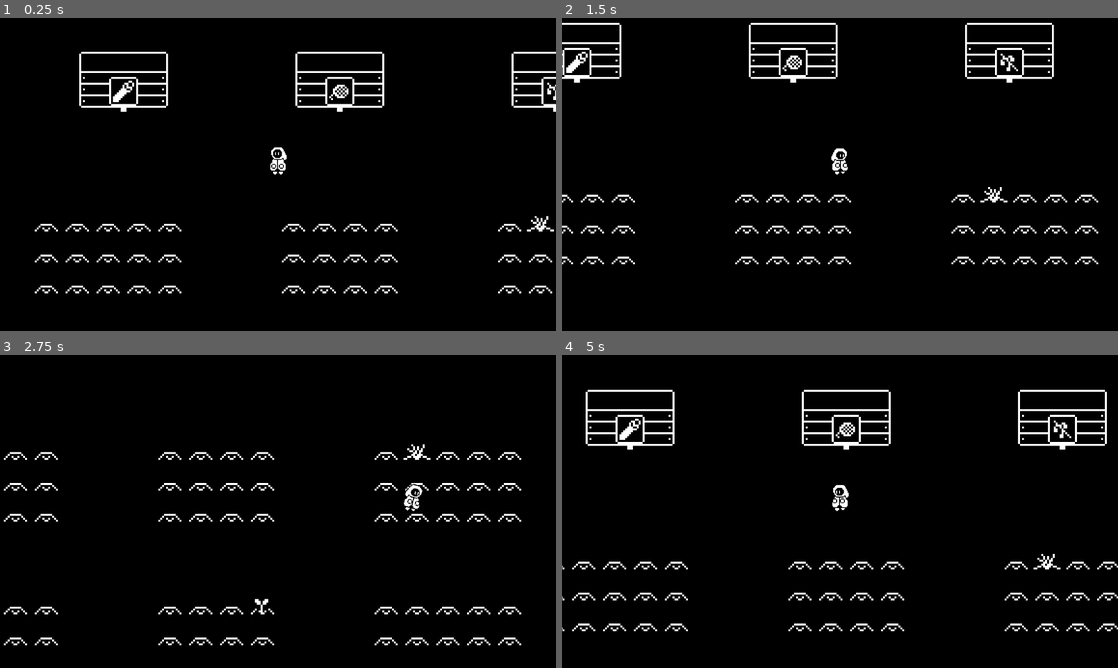
Above: before the commit, frames 1-4 (two rows, left to right).
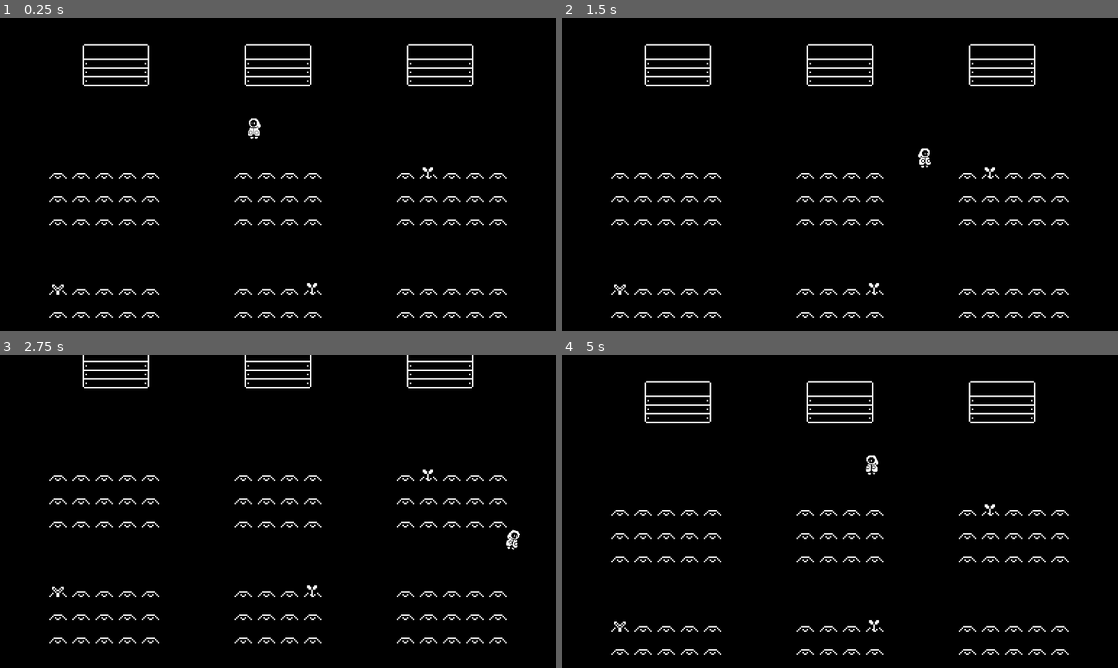
Above: after the commit, the same moments.

Repository: TheEggmo/Hexed-Harvest
Game: Godot game, scene res://level.tscn
Two runs of this game, one before a commit and one after it. Both use one fixed random seed, a clock stepped at 60 frames per second and the inputs below.
Inputs:
- Up to frame 1 (0.25 s): no input
- Up to frame 2 (1.5 s): tap Enter at 0.5 s; hold D (right) 0.53-1.28 s; tap Space (interact) at 0.6, 1.35 s; hold Down (down) from 1.28 s (still down)
- Up to frame 3 (2.75 s): release Down (down) at 2.03 s; hold D (right) from 2.03 s (still down); hold Shift (sprint) from 2.03 s (still down); tap Space (interact) at 2.3 s
- Up to frame 4 (5 s): release D (right) at 2.78 s; release Shift (sprint) at 2.78 s; hold W (up) 2.78-3.53 s; tap Space (interact) at 2.85, 3.6, 4.55 s; hold A (left) from 3.53 s (still down); tap Shift (sprint) at 4.35 s

The runs differ from the first frame. In frame 1, 7.0% of the frame differs, in the area x 6-100%, y 8-96%; in frame 2, 7.1%; in frame 3, 6.0%; in frame 4, 7.4%, in the area x 0-100%, y 8-96%.

Commit message:
Balance pass
Made the game easier by making melon attack move slower, parsnip attack end faster, player move fast, and deposit boxes accept any plant.

Diff:
--- a/ParsnipProjectile.gd
+++ b/ParsnipProjectile.gd
@@ -31,5 +31,5 @@
 func _on_fadeout_timeout():
 	set_physics_process(false)
 	var tween = create_tween()
-	tween.tween_property($AttackLine, "width", 0, 0.5)
+	tween.tween_property($AttackLine, "width", 0, 0.1)
 	tween.tween_callback(queue_free)
--- a/Plants/Attacks/melon_projectile.tscn
+++ b/Plants/Attacks/melon_projectile.tscn
@@ -2,84 +2,6 @@
 
 [ext_resource type="Texture2D" uid="uid://68j3gn47mhus" path="res://Plants/Attacks/teef.png" id="1_0ltp5"]
 [ext_resource type="Script" path="res://Plants/Attacks/melon_projectile.gd" id="1_vpig3"]
-
-[sub_resource type="Animation" id="Animation_ftjsf"]
-resource_name = "Windup"
-tracks/0/type = "value"
-tracks/0/imported = false
-tracks/0/enabled = true
-tracks/0/path = NodePath("Lower:position")
-tracks/0/interp = 1
-tracks/0/loop_wrap = true
-tracks/0/keys = {
-"times": PackedFloat32Array(0, 1),
-"transitions": PackedFloat32Array(1, 1),
-"update": 0,
-"values": [Vector2(0, 8), Vector2(0, 16)]
-}
-tracks/1/type = "value"
-tracks/1/imported = false
-tracks/1/enabled = true
-tracks/1/path = NodePath("Upper:position")
-tracks/1/interp = 1
-tracks/1/loop_wrap = true
-tracks/1/keys = {
-"times": PackedFloat32Array(0, 1),
-"transitions": PackedFloat32Array(1, 1),
-"update": 0,
-"values": [Vector2(0, -8), Vector2(0, -16)]
-}
-tracks/2/type = "value"
-tracks/2/imported = false
-tracks/2/enabled = true
-tracks/2/path = NodePath(".:windup")
-tracks/2/interp = 1
-tracks/2/loop_wrap = true
-tracks/2/keys = {
-"times": PackedFloat32Array(0, 1),
-"transitions": PackedFloat32Array(1, 1),
-"update": 1,
-"values": [true, false]
-}
-
-[sub_resource type="Animation" id="Animation_xej74"]
-length = 0.001
-tracks/0/type = "value"
-tracks/0/imported = false
-tracks/0/enabled = true
-tracks/0/path = NodePath("Lower:position")
-tracks/0/interp = 1
-tracks/0/loop_wrap = true
-tracks/0/keys = {
-"times": PackedFloat32Array(0),
-"transitions": PackedFloat32Array(1),
-"update": 0,
-"values": [Vector2(0, 8)]
-}
-tracks/1/type = "value"
-tracks/1/imported = false
-tracks/1/enabled = true
-tracks/1/path = NodePath("Upper:position")
-tracks/1/interp = 1
-tracks/1/loop_wrap = true
-tracks/1/keys = {
-"times": PackedFloat32Array(0),
-"transitions": PackedFloat32Array(1),
-"update": 0,
-"values": [Vector2(0, -8)]
-}
-tracks/2/type = "value"
-tracks/2/imported = false
-tracks/2/enabled = true
-tracks/2/path = NodePath(".:modulate")
-tracks/2/interp = 1
-tracks/2/loop_wrap = true
-tracks/2/keys = {
-"times": PackedFloat32Array(0),
-"transitions": PackedFloat32Array(1),
-"update": 0,
-"values": [Color(1, 1, 1, 1)]
-}
 
 [sub_resource type="Animation" id="Animation_fk628"]
 resource_name = "Chomp"
@@ -136,6 +58,84 @@
 }]
 }
 
+[sub_resource type="Animation" id="Animation_xej74"]
+length = 0.001
+tracks/0/type = "value"
+tracks/0/imported = false
+tracks/0/enabled = true
+tracks/0/path = NodePath("Lower:position")
+tracks/0/interp = 1
+tracks/0/loop_wrap = true
+tracks/0/keys = {
+"times": PackedFloat32Array(0),
+"transitions": PackedFloat32Array(1),
+"update": 0,
+"values": [Vector2(0, 8)]
+}
+tracks/1/type = "value"
+tracks/1/imported = false
+tracks/1/enabled = true
+tracks/1/path = NodePath("Upper:position")
+tracks/1/interp = 1
+tracks/1/loop_wrap = true
+tracks/1/keys = {
+"times": PackedFloat32Array(0),
+"transitions": PackedFloat32Array(1),
+"update": 0,
+"values": [Vector2(0, -8)]
+}
+tracks/2/type = "value"
+tracks/2/imported = false
+tracks/2/enabled = true
+tracks/2/path = NodePath(".:modulate")
+tracks/2/interp = 1
+tracks/2/loop_wrap = true
+tracks/2/keys = {
+"times": PackedFloat32Array(0),
+"transitions": PackedFloat32Array(1),
+"update": 0,
+"values": [Color(1, 1, 1, 1)]
+}
+
+[sub_resource type="Animation" id="Animation_ftjsf"]
+resource_name = "Windup"
+tracks/0/type = "value"
+tracks/0/imported = false
+tracks/0/enabled = true
+tracks/0/path = NodePath("Lower:position")
+tracks/0/interp = 1
+tracks/0/loop_wrap = true
+tracks/0/keys = {
+"times": PackedFloat32Array(0, 1),
+"transitions": PackedFloat32Array(1, 1),
+"update": 0,
+"values": [Vector2(0, 8), Vector2(0, 16)]
+}
+tracks/1/type = "value"
+tracks/1/imported = false
+tracks/1/enabled = true
+tracks/1/path = NodePath("Upper:position")
+tracks/1/interp = 1
+tracks/1/loop_wrap = true
+tracks/1/keys = {
+"times": PackedFloat32Array(0, 1),
+"transitions": PackedFloat32Array(1, 1),
+"update": 0,
+"values": [Vector2(0, -8), Vector2(0, -16)]
+}
+tracks/2/type = "value"
+tracks/2/imported = false
+tracks/2/enabled = true
+tracks/2/path = NodePath(".:windup")
+tracks/2/interp = 1
+tracks/2/loop_wrap = true
+tracks/2/keys = {
+"times": PackedFloat32Array(0, 1),
+"transitions": PackedFloat32Array(1, 1),
+"update": 1,
+"values": [true, false]
+}
+
 [sub_resource type="AnimationLibrary" id="AnimationLibrary_a6rm8"]
 _data = {
 "Chomp": SubResource("Animation_fk628"),
@@ -150,7 +150,6 @@
 [node name="MelonProjectile" type="CharacterBody2D"]
 z_index = 1
 script = ExtResource("1_vpig3")
-move_speed = 150
 windup = false
 
 [node name="Lower" type="Sprite2D" parent="."]
--- a/Plants/Attacks/parsnip_projectile.tscn
+++ b/Plants/Attacks/parsnip_projectile.tscn
@@ -29,6 +29,7 @@
 autostart = true
 
 [node name="Fadeout" type="Timer" parent="."]
+wait_time = 0.25
 one_shot = true
 
 [connection signal="timeout" from="AttackTimer" to="." method="_on_attack_timer_timeout"]
--- a/Plants/PlantPlots.gd
+++ b/Plants/PlantPlots.gd
@@ -12,7 +12,10 @@
 
 func generate_random_plants(amount := 0, type :Plant.PlantType = -1):
 	var select_random_plant = func():
-		return Plant.PlantType.values()[randi() % (Plant.PlantType.size())]
+		var out = Plant.PlantType.WEED
+		while out == Plant.PlantType.WEED:
+			out = Plant.PlantType.values()[randi() % (Plant.PlantType.size())]
+		return out
 	for i in empty_plots.size() if amount == 0 else amount:
 		if empty_plots.is_empty():
 			break
--- a/Plants/plant.tscn
+++ b/Plants/plant.tscn
@@ -106,8 +106,7 @@
 
 [node name="Sprite" type="AnimatedSprite2D" parent="."]
 sprite_frames = SubResource("SpriteFrames_mg36m")
-animation = &"parsnip"
-frame = 2
+animation = &"weed"
 
 [node name="CollisionShape2D" type="CollisionShape2D" parent="."]
 shape = SubResource("RectangleShape2D_237xe")
--- a/Player/PlayerController.gd
+++ b/Player/PlayerController.gd
@@ -45,17 +45,23 @@
 				hold = false
 		else:
 			## Toss plants if not withing deposit box range
-			held_plant.toss_plant(velocity + Vector2(100 if $Body.flip_h else -100, 0))
-			hold = false
+			toss_plant()
 	else:
 		## Attempt to pick up plant
 		var new_plant :Plant = $PlantDetector.collect_plant()
+		print(new_plant)
 		if new_plant:
 			if new_plant.type != Plant.PlantType.WEED:
 				held_plant.set_plant(new_plant)
 				hold = true
 
+func toss_plant():
+	held_plant.toss_plant(velocity + Vector2(100 if $Body.flip_h else -100, 0))
+	hold = false
+
 func _on_hp_controller_hp_lost():
+	if held_plant.held_plant:
+		toss_plant()
 	$HPController.enabled = false
 	$IFrameAnimation.play("iframes")
 
--- a/Player/player.tscn
+++ b/Player/player.tscn
@@ -493,7 +493,7 @@
 z_index = 1
 collision_layer = 0
 script = ExtResource("1_qr6y8")
-move_speed = 150
+move_speed = 200
 
 [node name="CollisionShape2D" type="CollisionShape2D" parent="."]
 position = Vector2(0, -6)
@@ -532,6 +532,7 @@
 
 [node name="HPController" type="Node2D" parent="."]
 script = ExtResource("5_4icno")
+max_hp = 1000
 
 [node name="Hurtbox" type="Area2D" parent="HPController"]
 collision_layer = 8
--- a/Player/tossed_plant.tscn
+++ b/Player/tossed_plant.tscn
@@ -54,6 +54,7 @@
 }]
 
 [node name="TossedPlant" type="CharacterBody2D"]
+z_index = 1
 script = ExtResource("1_nagh5")
 
 [node name="AnimatedSprite2D" type="AnimatedSprite2D" parent="."]
--- a/level.tscn
+++ b/level.tscn
@@ -34,9 +34,10 @@
 script = ExtResource("1_kwiaa")
 
 [node name="CamLimit" type="Marker2D" parent="."]
-position = Vector2(704, 480)
+position = Vector2(768, 480)
 
 [node name="PlantPlots" type="TileMap" parent="."]
+position = Vector2(32, 0)
 tile_set = SubResource("TileSet_yfawj")
 format = 2
 layer_0/tile_data = PackedInt32Array(393217, 0, 1, 458753, 0, 1, 524289, 0, 1, 720897, 0, 1, 786433, 0, 1, 393218, 0, 1 …(1093 unchanged characters)…
@@ -45,7 +46,7 @@
 [node name="Walls" type="TileMap" parent="."]
 tile_set = SubResource("TileSet_mxxn7")
 format = 2
-layer_0/tile_data = PackedInt32Array(720895, 0, 0, -65518, 0 …(479 unchanged characters)… 516, 0, 0, -65517, 0, 0, -65514, 0, 0, 917526, 0, 0, 851990, 0, 0, 786454, 0, 0, 720918, 0, 0, 655382, 0, 0, 589846, 0, 0, 524310, 0, 0, 458774, 0, 0, 393238, 0, 0, 327702, 0, 0, 262166, 0, 0, 196630, 0, 0, 131094, 0, 0, 65558, 0, 0, 22, 0, 0, 983062, 0, 0, 983061, 0, 0, 983060, 0, 0, 983059, 0, 0, 983058, 0, 0, 983057, 0, 0, 983056, 0, 0, 983055, 0, 0, 983054, 0, 0, 983053, 0, 0, 983052, 0, 0, 983051, 0, 0, 983050, 0, 0, 983049, 0, 0, 983048, 0, 0, 983047, 0, 0, 983046, 0, 0, 983045, 0, 0, 983044, 0, 0, 983043, 0, 0, 983042, 0, 0, 983041, 0, 0, 983040, 0, 0, 1048575, 0, 0)
+layer_0/tile_data = PackedInt32Array(720895, 0, 0, -65518, 0 …(479 unchanged characters)… 516, 0, 0, -65517, 0, 0, -65514, 0, 0, 983062, 0, 0, 983061, 0, 0, 983060, 0, 0, 983059, 0, 0, 983058, 0, 0, 983057, 0, 0, 983056, 0, 0, 983055, 0, 0, 983054, 0, 0, 983053, 0, 0, 983052, 0, 0, 983051, 0, 0, 983050, 0, 0, 983049, 0, 0, 983048, 0, 0, 983047, 0, 0, 983046, 0, 0, 983045, 0, 0, 983044, 0, 0, 983043, 0, 0, 983042, 0, 0, 983041, 0, 0, 983040, 0, 0, 1048575, 0, 0, 983063, 0, 0, -65513, 0, 0, 983064, 0, 0, 917528, 0, 0, 851992, 0, 0, 786456, 0, 0, 720920, 0, 0, 655384, 0, 0, 589848, 0, 0, 524312, 0, 0, 458776, 0, 0, 393240, 0, 0, 327704, 0, 0, 262168, 0, 0, 196632, 0, 0, 131096, 0, 0, 65560, 0, 0, 24, 0, 0, -65512, 0, 0)
 
 [node name="Timers" type="Node" parent="."]
 
@@ -54,24 +55,22 @@
 autostart = true
 
 [node name="Boxes" type="Node2D" parent="."]
+position = Vector2(16, 0)
 
 [node name="DepositBox" parent="Boxes" instance=ExtResource("6_7rd75")]
-position = Vector2(128, 64)
-allowed_plant = 1
+position = Vector2(144, 64)
 
 [node name="DepositBox2" parent="Boxes" instance=ExtResource("6_7rd75")]
-position = Vector2(352, 64)
-allowed_plant = 2
+position = Vector2(368, 64)
 
 [node name="DepositBox3" parent="Boxes" instance=ExtResource("6_7rd75")]
-position = Vector2(576, 64)
-allowed_plant = 3
+position = Vector2(592, 64)
 
 [node name="Player" parent="." instance=ExtResource("2_b2k15")]
-position = Vector2(288, 163)
+position = Vector2(351, 167)
 
 [node name="Camera2D" type="Camera2D" parent="Player"]
-zoom = Vector2(2, 2)
+zoom = Vector2(1.5, 1.5)
 script = ExtResource("4_poxyh")
 
 [connection signal="timeout" from="Timers/PlantSpawnTimer" to="." method="spawn_plant_wave"]
